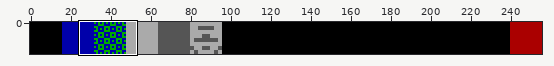
Pixel-art file -- assets/tileset.aseprite. Above, an overview of the earlier version with the close-up marked.
Close-up. The starting point:
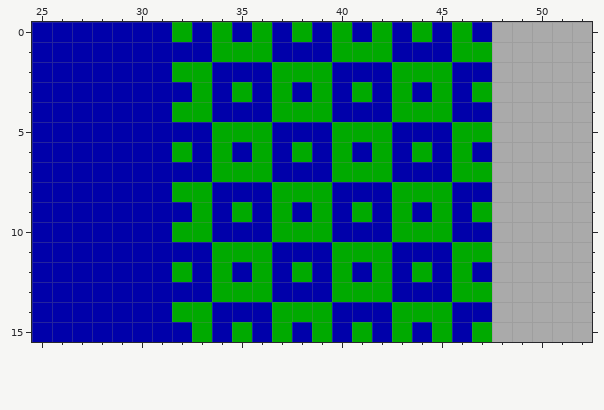
256x16 pixels, 1 frame. Shown: x 25..52, y 0..15.
New version:
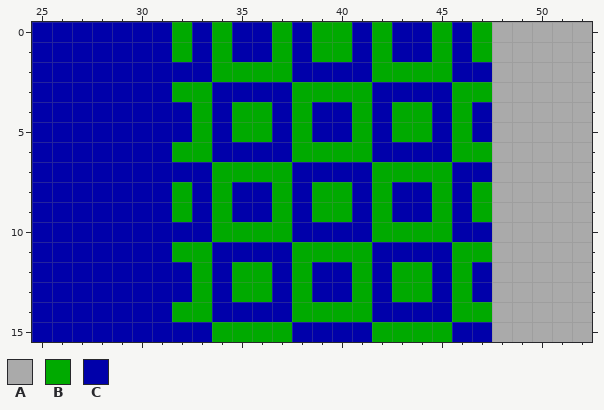
Palette (. is transparent): A #aaaaaa  B #00aa00  C #0000aa
What changed:
y 0: x 36..39 BCBC -> CBCB; x 44..47 BCBC -> CBCB
y 1: x 32 C -> B; x 35..37 BBC -> CCB; x 39 C -> B; x 41 B -> C; x 45..46 CB -> BC
y 2: x 32..36 BBCCC -> CCBBB; x 38..39 BB -> CC; x 42 C -> B
y 3: x 32 C -> B; x 35 B -> C; x 37..38 BC -> CB; x 40 C -> B; x 43 B -> C; x 45..46 BC -> CB
y 4: x 32 B -> C; x 35..37 CCB -> BBC; x 39 B -> C; x 41 C -> B; x 45..46 BC -> CB
y 5: x 33..34 CB -> BC; x 38 C -> B; x 40 B -> C; x 42..44 BCC -> CBB; x 47 B -> C
y 6: x 33..34 CB -> BC; x 36 B -> C; x 39 C -> B; x 41..42 CB -> BC; x 44 B -> C; x 47 C -> B
y 7: x 37 C -> B; x 40..41 BB -> CC; x 43..47 CCCBB -> BBBCC
y 8: x 33..34 BC -> CB; x 38 B -> C; x 40 C -> B; x 42..44 CBB -> BCC; x 47 C -> B
y 9: x 32..35 CBCB -> BCBC; x 40..43 CBCB -> BCBC
y 10: x 32..36 BBCCC -> CCBBB; x 38..39 BB -> CC; x 42 C -> B
y 11: x 32..36 CCBBB -> BBCCC; x 38..39 CC -> BB; x 42 B -> C
y 12: x 32..35 BCBC -> CBCB; x 40..43 BCBC -> CBCB
y 13: x 33..34 CB -> BC; x 38 C -> B; x 40 B -> C; x 42..44 BCC -> CBB; x 47 B -> C
y 14: x 37 B -> C; x 40..41 CC -> BB; x 43..47 BBBCC -> CCCBB
y 15: x 33..34 BC -> CB; x 36 C -> B; x 39 B -> C; x 41..42 BC -> CB; x 44 C -> B; x 47 B -> C
Where, in picture pixels (left, top, right, bottom), the same in both close-ups:
changed: (172, 22, 492, 342)
